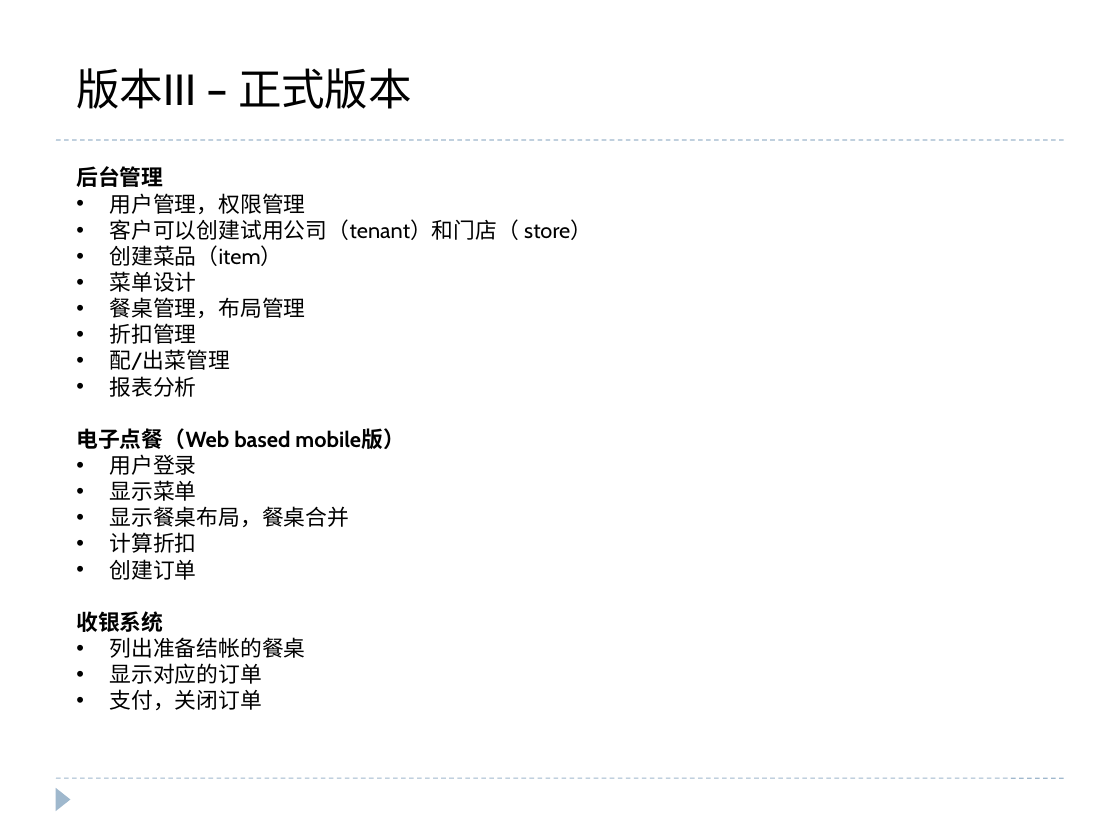
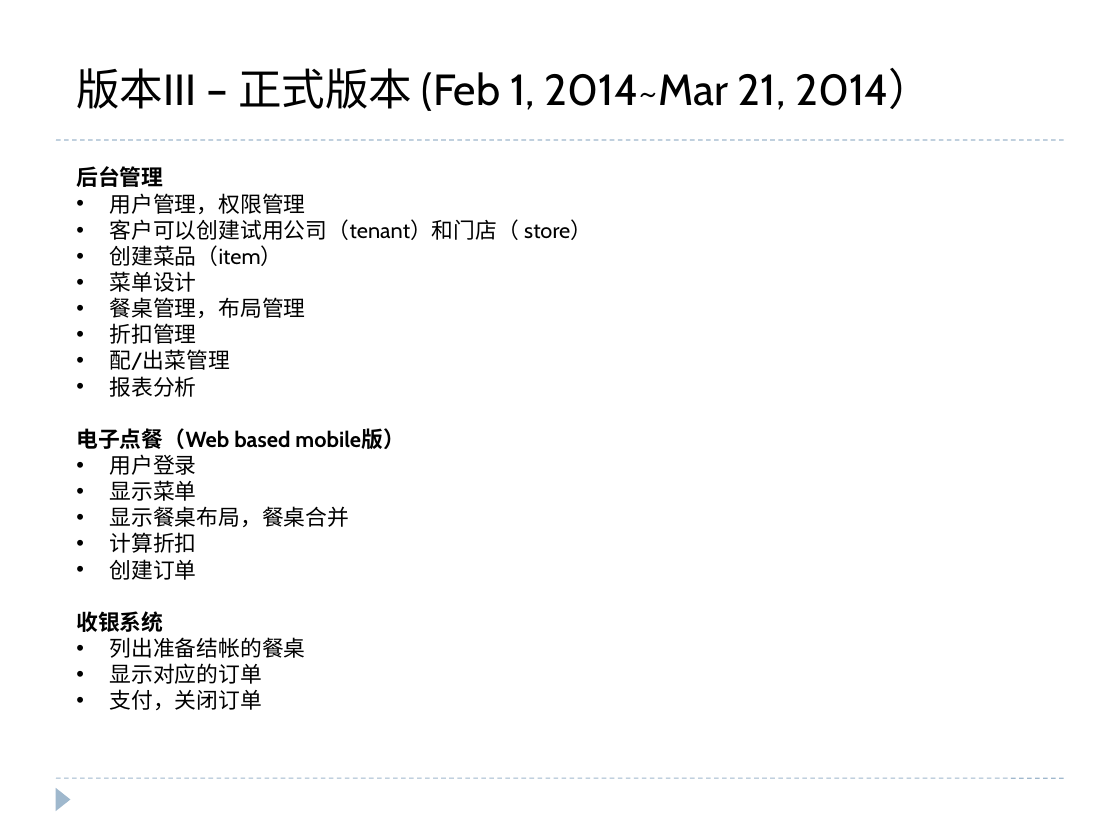
Before and after one commit to sala223/DelicacyFusion, a slide deck: slide 19 of modules/android/android-client/doc/Overview.pptx (slide 6 before the commit). Drawn at 1120x840 pixels with LibreOffice and Linux fonts; fonts in the diff are those of the drawing. Boxes give left, top, right and bottom in pixels: in the first picture for what was removed or moved away, otherwise in the second. Text is boxed around its words. In the diff, an @@ line names an element or a change of style, - is before the commit and + after.

```diff
--- a/modules/android/android-client/doc/Overview.pptx
+++ b/modules/android/android-client/doc/Overview.pptx
@@ text at bbox=[76, 68, 932, 111]: text changed @@
-版本III – 正式版本
+版本III – 正式版本 (Feb 1, 2014~Mar 21, 2014）
```
Also in this commit, not shown: 3 other slides changed, 16 slides added, 1 slide removed, 10 other files.
